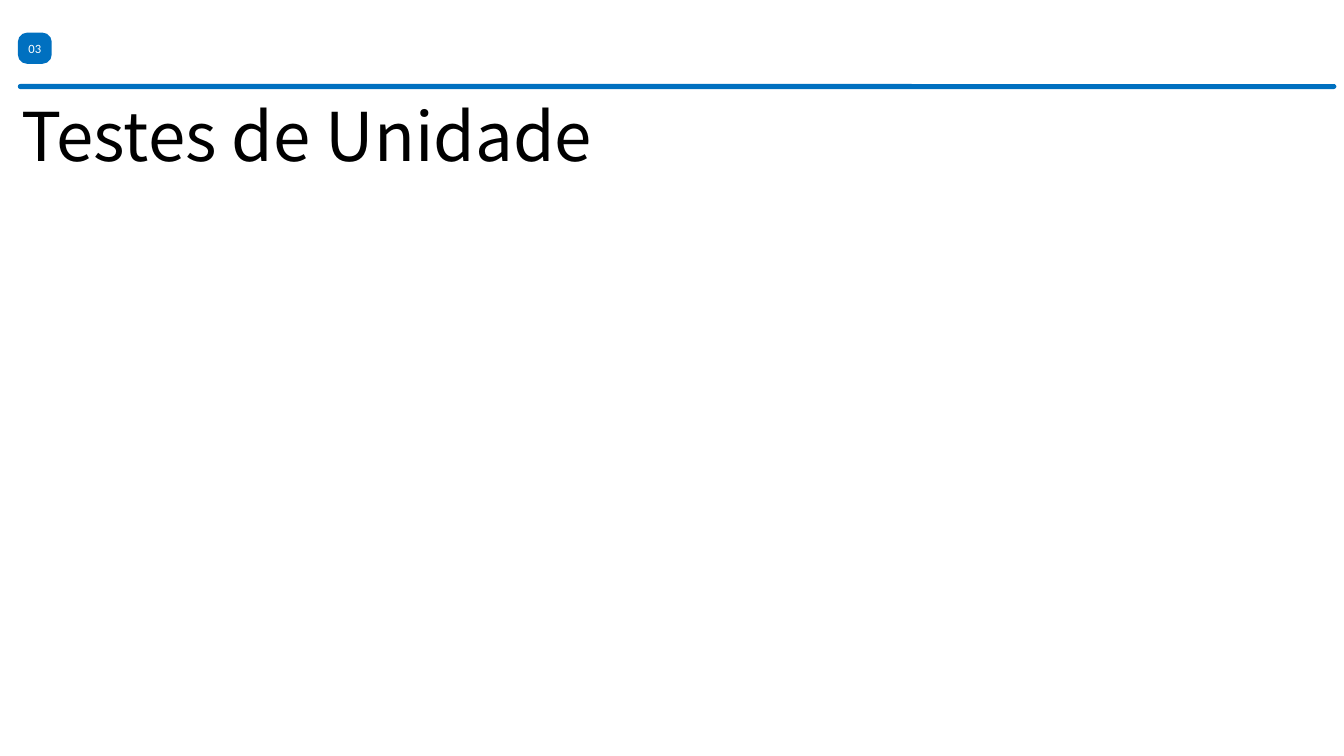
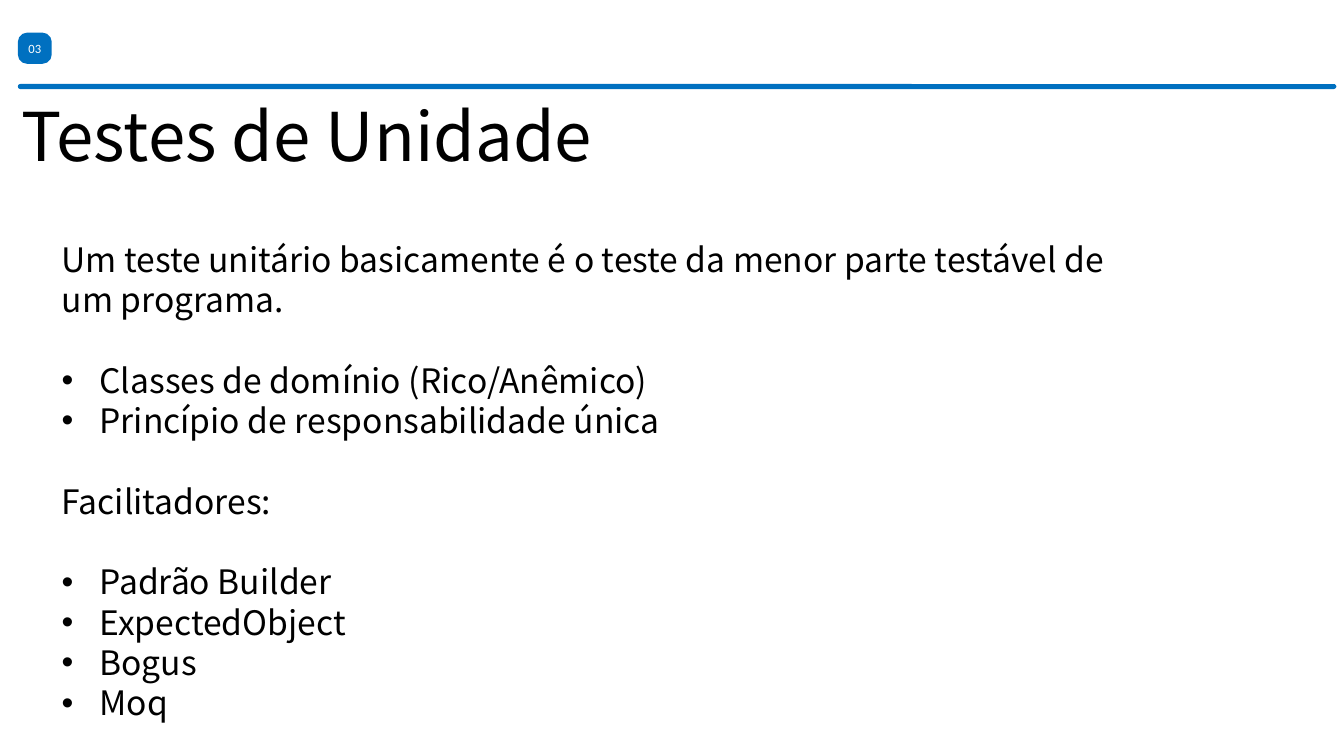
Before and after one commit to Carlos-Riibeiro/WizTechDay, a slide deck: slide 6 of ppt/apresentacao_testes.pptx. Drawn at 1344x756 pixels with LibreOffice and Linux fonts; fonts in the diff are those of the drawing; background and template pictures are left out. Boxes give left, top, right and bottom in pixels: in the first picture for what was removed or moved away, otherwise in the second. Text is boxed around its words. In the diff, an @@ line names an element or a change of style, - is before the commit and + after.

```diff
--- a/ppt/apresentacao_testes.pptx
+++ b/ppt/apresentacao_testes.pptx
@@ text added at <box>62,243,1103,723</box>, 24 pt, text #000000 @@
+Um teste unitário basicamente é o teste da menor parte testável de um programa.
+• Classes de domínio (Rico/Anêmico)
+• Princípio de responsabilidade única
+Facilitadores:
+• Padrão Builder
+• ExpectedObject
+• Bogus
+• Moq
```
Also in this commit, not shown: 1 other slide changed, 1 slide added, 2 other files.
